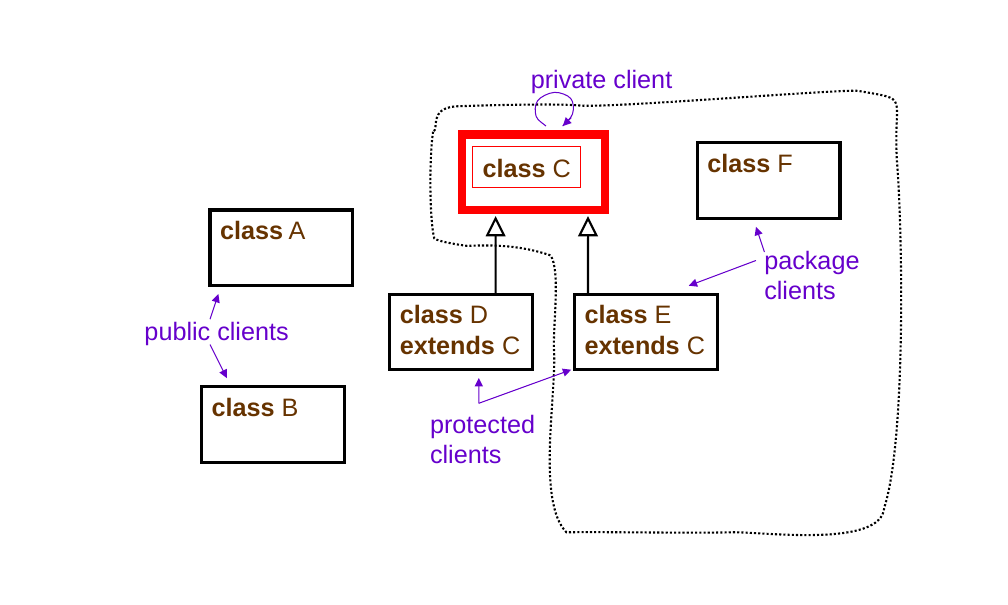
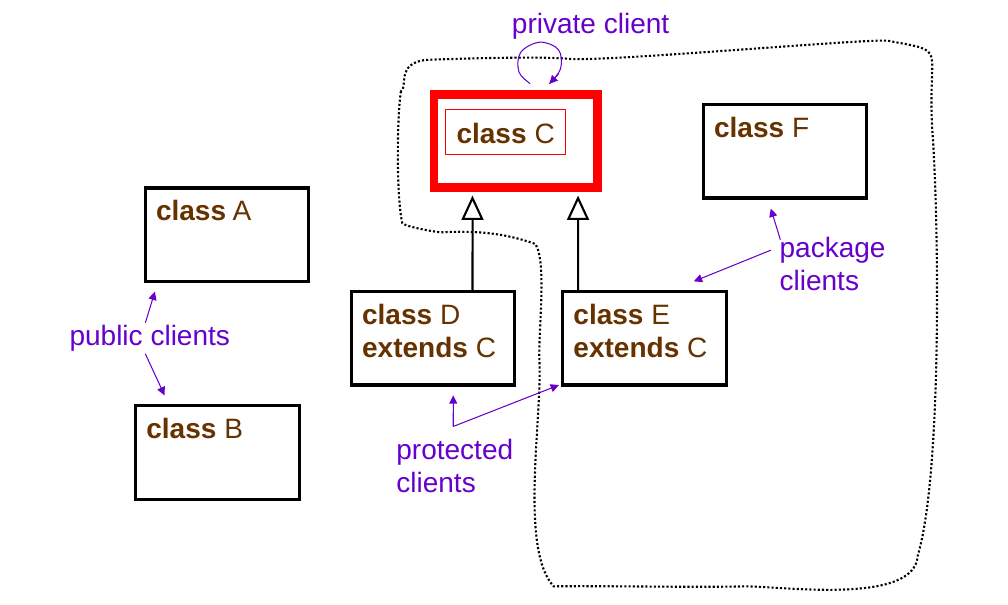
Before and after one commit to kiniry/Mobius, a slide deck: slide 10 of src/escjava/trunk/ESCTools/slides/CAV2007Tutorial/new-diagrams.ppt. Drawn at 1008x605 pixels with LibreOffice and Linux fonts; fonts in the diff are those of the drawing. Boxes give left, top, right and bottom in pixels: in the first picture for what was removed or moved away, otherwise in the second. Text is boxed around its words. In the diff, an @@ line names an element or a change of style, - is before the commit and + after.

```diff
--- a/src/escjava/trunk/ESCTools/slides/CAV2007Tutorial/new-diagrams.ppt
+++ b/src/escjava/trunk/ESCTools/slides/CAV2007Tutorial/new-diagrams.ppt
@@ size 18 to 20 pt in 10 elements at [573,303,707,358], [362,303,496,358], [780,236,886,291], [714,116,809,138], [396,438,513,493], [70,324,230,350], [446,110,565,154], [156,199,252,221], [146,417,243,439], [512,12,669,38] @@
@@ text "private client": place and size @@
-text "private client" at [531,69,672,94]
+text "private client" at [512,12,669,38]
@@ freeform shape: place and size @@
-freeform shape at [428,89,912,547]
+freeform shape at [395,37,949,605]
@@ freeform shape: place and size @@
-freeform shape at [534,92,574,126]
+freeform shape at [517,41,562,84]
@@ arrow moved from (572, 118) - (562, 126) to (558, 74) - (549, 84) @@
@@ rectangle: place and size @@
-rectangle at [462,134,605,210]
+rectangle at [434,95,598,188]
@@ rectangle "class C": place and size @@
-rectangle "class C" at [473,147,581,187]
+rectangle "class C" at [446,110,565,154]
@@ text "class F": place and size @@
-text "class F" at [707,153,792,173]
+text "class F" at [714,116,809,138]
@@ rectangle: place and size @@
-rectangle at [698,143,841,219]
+rectangle at [704,105,867,199]
@@ text "class A": place and size @@
-text "class A" at [220,220,306,240]
+text "class A" at [156,199,252,221]
@@ rectangle: place and size @@
-rectangle at [210,210,353,285]
+rectangle at [145,187,308,280]
@@ triangle: place and size @@
-triangle at [487,219,504,236]
+triangle at [463,199,482,220]
@@ triangle: place and size @@
-triangle at [580,219,597,236]
+triangle at [569,199,588,220]
@@ arrow moved from (764, 252) - (756, 227) to (780, 240) - (771, 209) @@
@@ line moved from (496, 294) - (496, 235) to (473, 291) - (473, 219) @@
@@ line moved from (588, 294) - (588, 235) to (579, 291) - (579, 219) @@
@@ text "package clients": place and size @@
-text "package clients" at [764,249,859,300]
+text "package clients" at [780,236,886,291]
@@ arrow moved from (756, 260) - (688, 285) to (771, 250) - (694, 281) @@
@@ arrow moved from (210, 320) - (219, 294) to (145, 323) - (155, 291) @@
@@ text "class D extends C": place and size @@
-text "class D extends C" at [400,304,520,355]
+text "class D extends C" at [362,303,496,358]
@@ rectangle: place and size @@
-rectangle at [390,294,533,370]
+rectangle at [352,291,515,385]
@@ text "class E extends C": place and size @@
-text "class E extends C" at [585,304,705,355]
+text "class E extends C" at [573,303,707,358]
@@ rectangle: place and size @@
-rectangle at [575,294,718,370]
+rectangle at [562,291,726,385]
@@ text "public clients": place and size @@
-text "public clients" at [144,321,288,346]
+text "public clients" at [70,324,230,350]
@@ arrow moved from (210, 345) - (227, 378) to (145, 354) - (164, 395) @@
@@ arrow moved from (479, 403) - (572, 370) to (454, 426) - (559, 385) @@
@@ text "class B": place and size @@
-text "class B" at [212,397,299,417]
+text "class B" at [146,417,243,439]
@@ rectangle: place and size @@
-rectangle at [202,386,345,462]
+rectangle at [136,405,299,499]
@@ arrow moved from (479, 403) - (479, 378) to (454, 426) - (454, 395) @@
@@ text "protected clients": place and size @@
-text "protected clients" at [430,414,535,464]
+text "protected clients" at [396,438,513,493]
```
Also in this commit, not shown: 14 other slides changed, 3 slides added, 1 slide removed, 39 other files.
